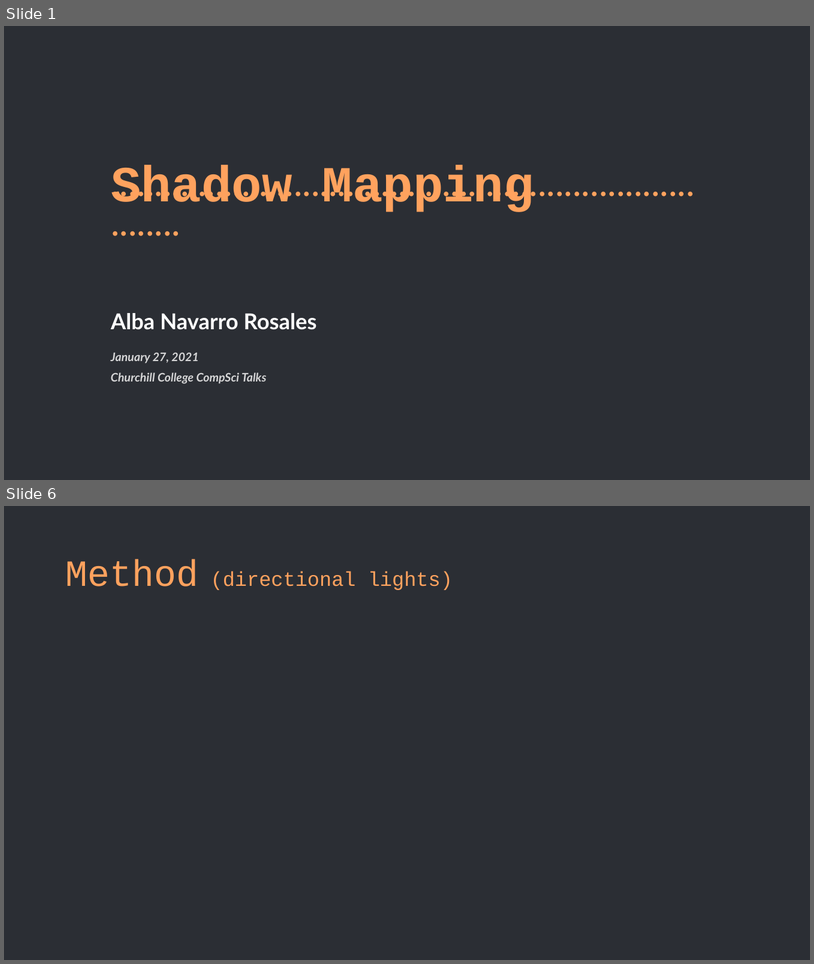
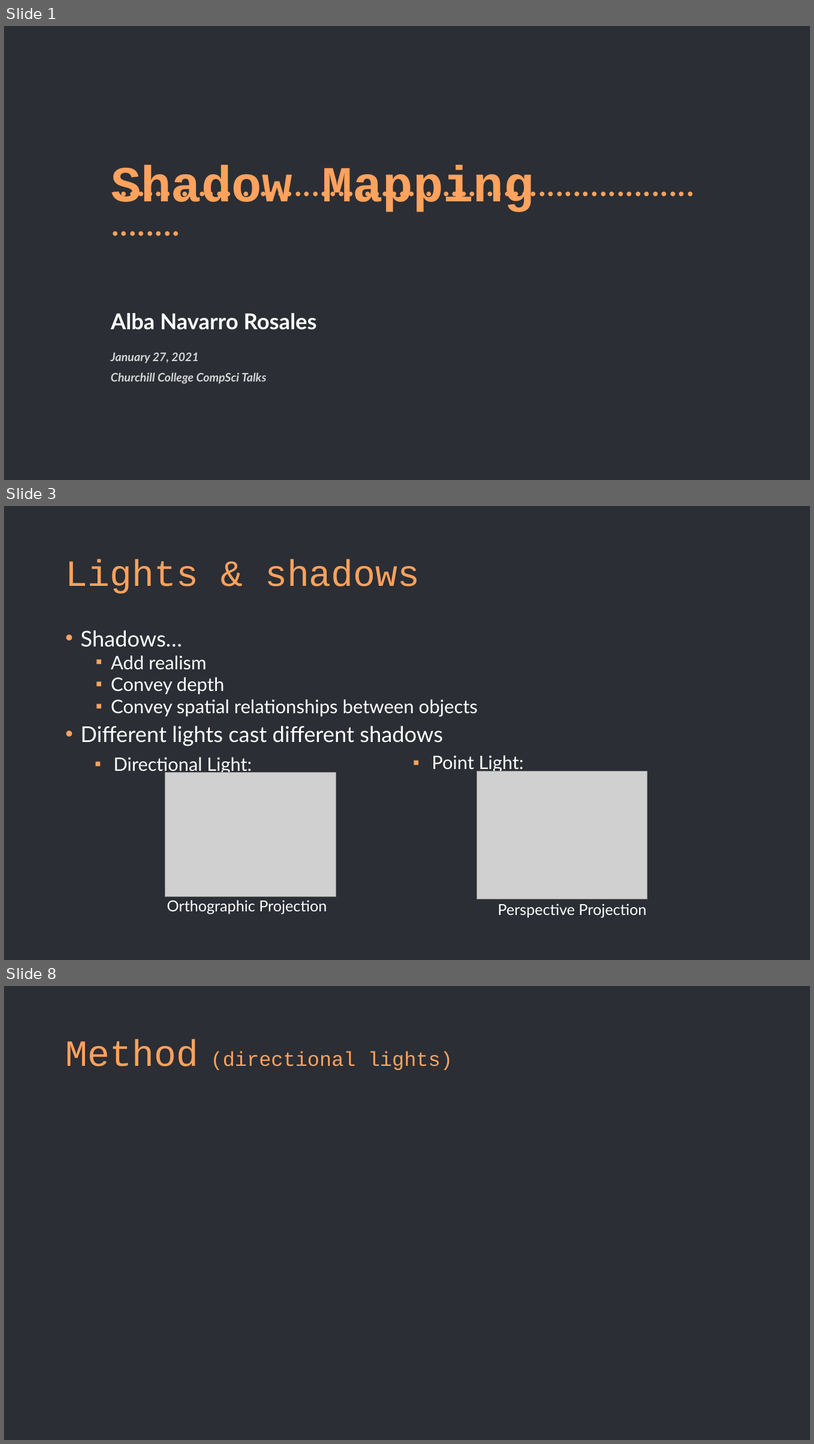
Before and after one commit to Alba-NR/ShadowMapping_TechTalk, a slide deck: slides/slides.pptx. Shown one above the other, each under a label of ours: slides 1 and 6 before the commit, slides 1, 3 and 8 after it; the slides between them are not shown. The pictures are 814x964 and 814x1444 pixels, drawn with LibreOffice and Linux fonts; fonts in the diff are those of the drawing; grey boxes stand for pictures. Boxes give left, top, right and bottom in pixels: in the first picture for what was removed or moved away, otherwise in the second. Text is boxed around its words. In the diff, an @@ line names an element or a change of style, - is before the commit and + after.

```diff
--- a/slides/slides.pptx
+++ b/slides/slides.pptx
@@ slide 3 added at (x1=4, y1=506, x2=810, y2=960), background #2B2E34 @@
@@ title added at (x1=65, y1=559, x2=420, y2=594), 44 pt, text #FFA25E @@
+Lights & shadows
@@ text added at (x1=81, y1=630, x2=478, y2=746), 22.2 pt, text #FFFFFF @@
+• Shadows…
+  ▪ Add realism
+  ▪ Convey depth
+  ▪ Convey spatial relationships between objects
+• Different lights cast different shadows
@@ text added at (x1=114, y1=757, x2=252, y2=774), 22 pt, text #FFFFFF @@
+▪ Directional Light:
@@ text added at (x1=432, y1=755, x2=524, y2=773), 22 pt, text #FFFFFF @@
+▪ Point Light:
@@ picture added at (x1=165, y1=772, x2=336, y2=896) @@
@@ picture added at (x1=477, y1=771, x2=648, y2=899) @@
@@ text added at (x1=167, y1=900, x2=327, y2=913), 18 pt, text #FFFFFF @@
+Orthographic Projection
@@ text added at (x1=498, y1=903, x2=647, y2=917), 18 pt, text #FFFFFF @@
+Perspective Projection
@@ what was slide 6 is now slide 8 @@
```
Also in this commit, not shown: 3 slides changed, 4 other slides added, 2 slides removed, 7 other files.
